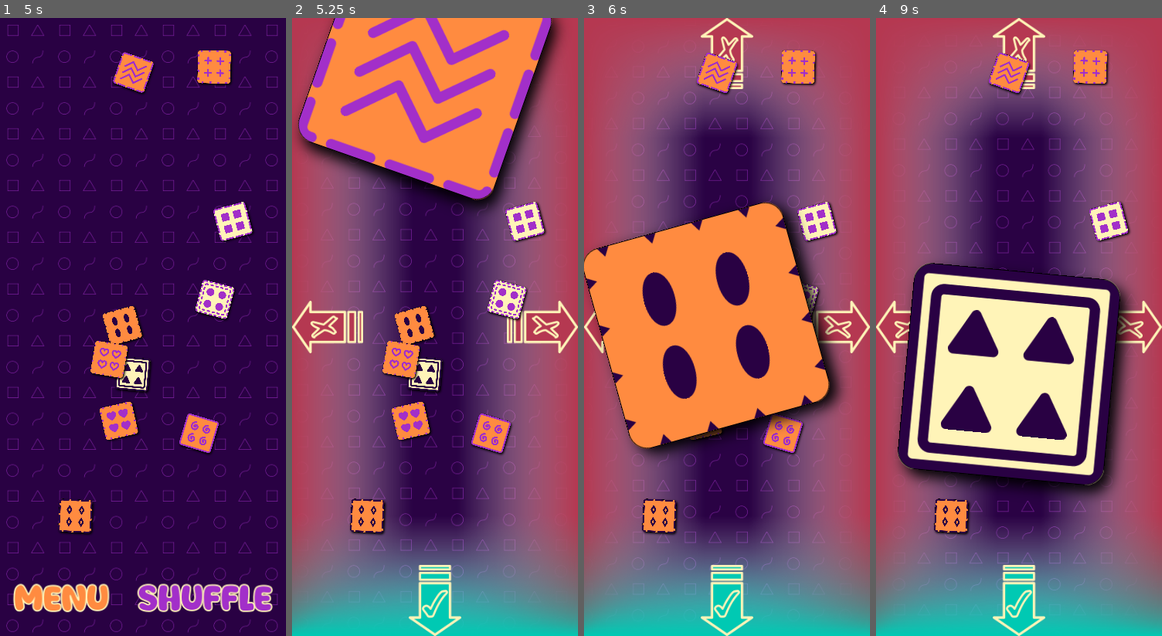
Above: before the commit, frames 1-4 (left to right).
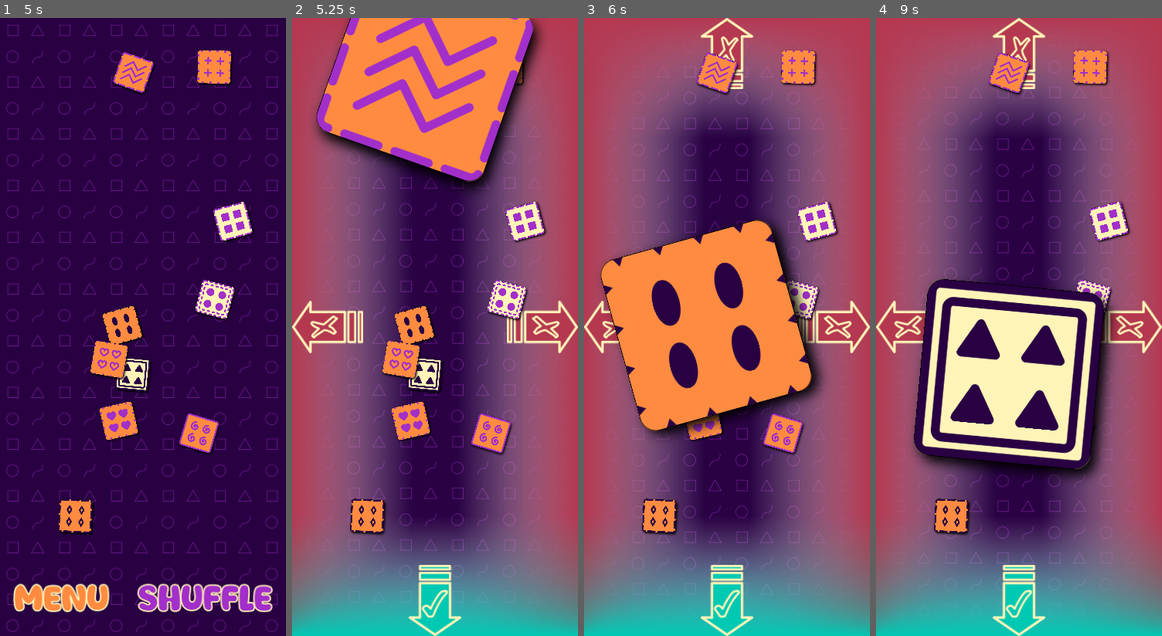
Above: after the commit, the same moments.

Repository: magopian/rummager
Game: Godot game, scene res://start_menu.tscn
The game is run twice, just before and just after one commit, with the same random seed, the same clock (stepped at 60 frames per second) and the same inputs.
Inputs (mouse positions are in pixels of both pictures, inside the frame that each line leads up to):
- Up to frame 1 (5 s): click "START" at 0.5 s; click "Let's go!" at 1.25 s; click "Shuffle" at 2 s; click "Let's go!" at 2.75 s; click "Shuffle" at 3.5 s; click "Shuffle" at 4.25 s
- Up to frame 2 (5.25 s): move the mouse to (426, 73) at 5.02 s; click (426, 73) at 5.17 s
- Up to frame 3 (6 s): move the mouse to (706, 327) at 5.77 s; click (706, 327) at 5.92 s
- Up to frame 4 (9 s): move the mouse to (1090, 302) at 6.52 s; click (1090, 302) at 6.67 s; move the mouse to (1107, 221) at 7.27 s; click (1107, 221) at 7.42 s; move the mouse to (1076, 432) at 8.02 s; click (1076, 432) at 8.17 s; move the mouse to (1007, 376) at 8.77 s; click (1007, 376) at 8.92 s

Frame 1 is identical in both runs. In frame 2, 12% of the frame differs, in the area x 1-95%, y 0-32%; in frame 3, 12%; in frame 4, 17%, in the area x 7-91%, y 39-78%.

Commit message:
Animate the scaling up and down of the cards when picking them up

Diff:
--- a/card.gd
+++ b/card.gd
@@ -61,7 +61,7 @@
 
 
 func show_big() -> void:
-	update_scale(Vector2(1, 1))
+	animate_scale(Vector2(1, 1))
 	position = Vector2(200, 200)
 	animate_card()
 
@@ -73,7 +73,7 @@
 
 
 func show_small() -> void:
-	update_scale(small_scale)
+	animate_scale(small_scale)
 	tween.stop()
 
 
@@ -95,3 +95,9 @@
 func update_scale(new_scale: Vector2) -> void:
 	for child in get_children():
 		child.scale = new_scale
+
+
+func animate_scale(new_scale: Vector2) -> void:
+	var scale_tween: Tween = get_tree().create_tween().set_ease(Tween.EASE_OUT).set_trans(Tween.TRANS_CUBIC).set_parallel(true)
+	for child in get_children():
+		scale_tween.tween_property(child, "scale", new_scale, 0.15)
Not shown, changed: Makefile
